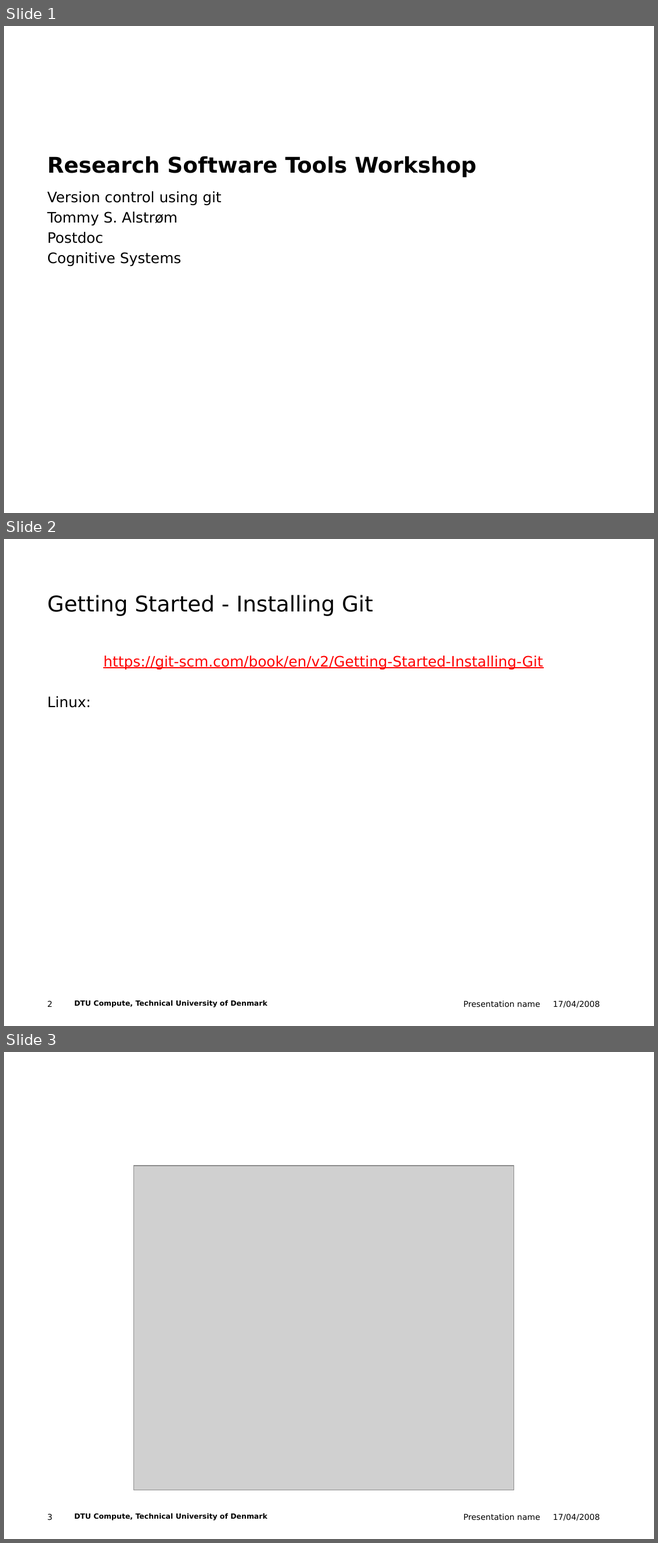
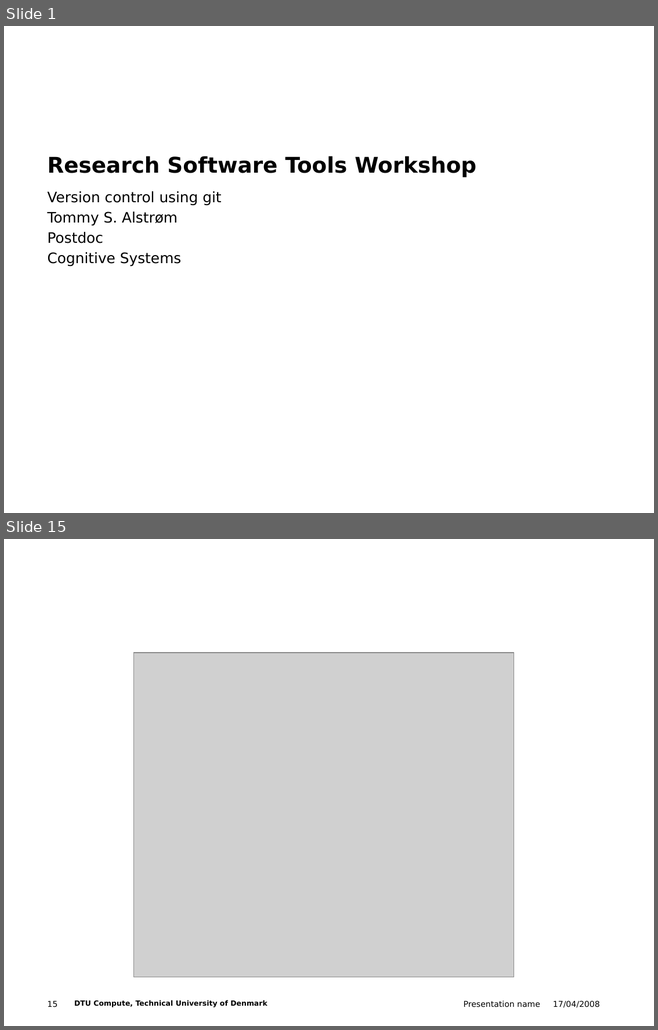
Before and after one commit to tsal-dtu/ws4_version_control_git, a slide deck: version_control_git.pptx. Shown one above the other, each under a label of ours: slides 1, 2 and 3 before the commit, slides 1 and 15 after it; the slides between them are not shown. The pictures are 658x1543 and 658x1030 pixels, drawn with LibreOffice and Linux fonts; fonts in the diff are those of the drawing; grey boxes stand for pictures; background and template pictures are left out. Boxes give left, top, right and bottom in pixels: in the first picture for what was removed or moved away, otherwise in the second. Text is boxed around its words. In the diff, an @@ line names an element or a change of style, - is before the commit and + after.

```diff
--- a/version_control_git.pptx
+++ b/version_control_git.pptx
@@ slide 2 removed at bbox=[4, 539, 654, 1026], background #FFFFFF; not listed: 4 template elements that a slide beside it also shows @@
@@ title removed at bbox=[48, 595, 373, 616] @@
-Getting Started - Installing Git
@@ text removed at bbox=[48, 656, 542, 708] @@
-https://git-scm.com/book/en/v2/Getting-Started-Installing-Git
-Linux:
@@ what was slide 3 is now slide 15 @@
@@ page number at bbox=[48, 1001, 58, 1008]: text changed @@
-3
+15
```
Also in this commit, not shown: 34 slides added, 1 other slide removed, 1 other file.
